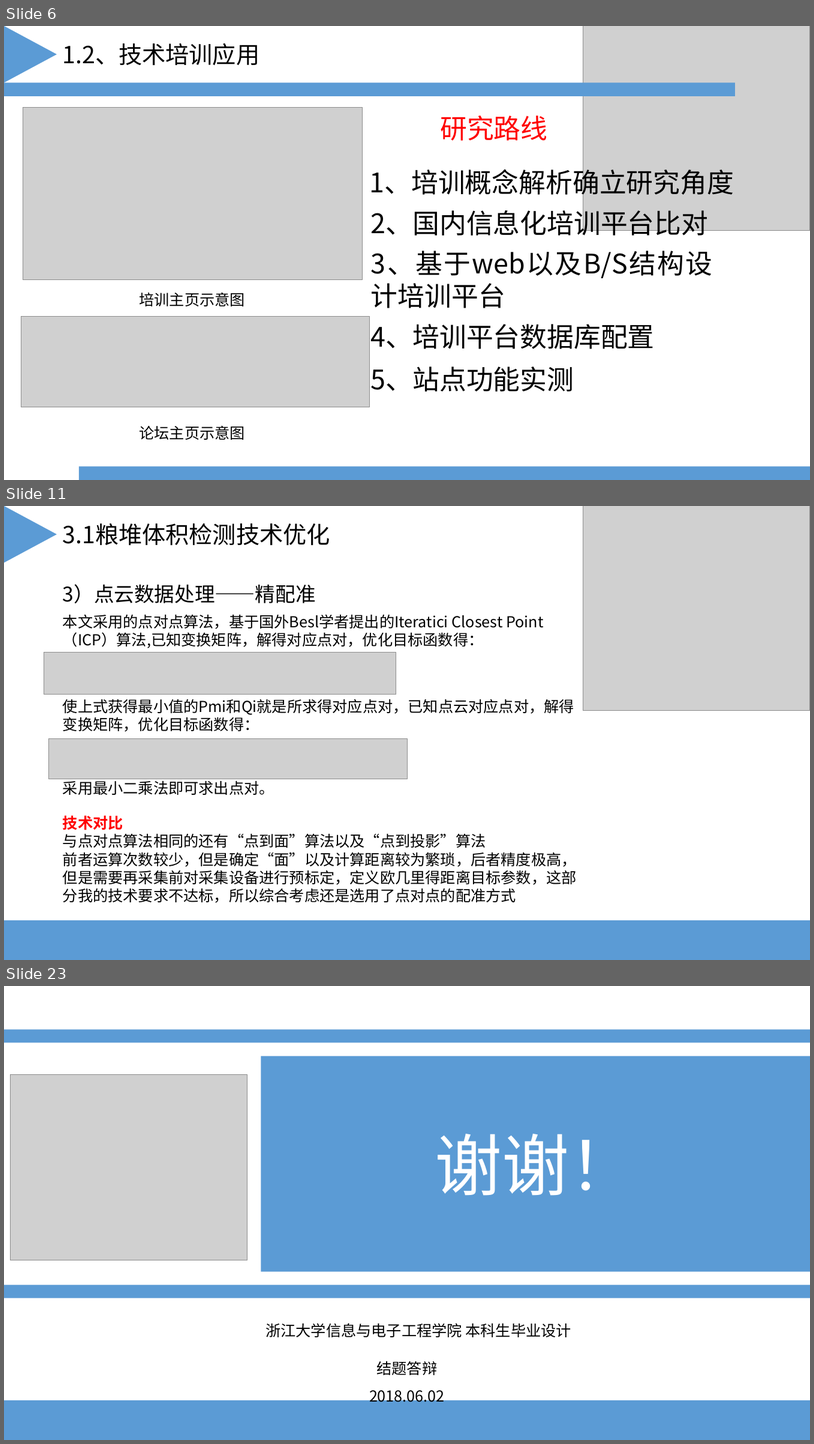
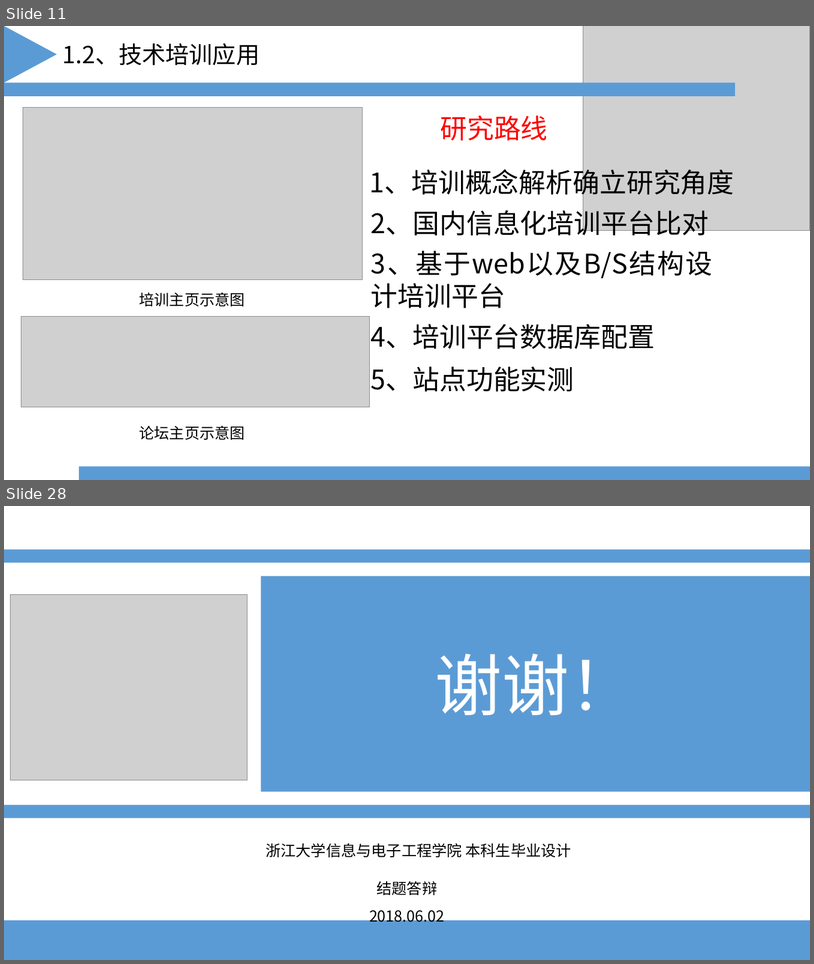
Before and after one commit to yangkaigithub/scada-task, a slide deck: 文档/毕设答辩.ppt. Shown one above the other, each under a label of ours: slides 6, 11 and 23 before the commit, slides 11 and 28 after it; the slides between them are not shown. The pictures are 814x1444 and 814x964 pixels, drawn with LibreOffice and Linux fonts; fonts in the diff are those of the drawing; grey boxes stand for pictures. Boxes give left, top, right and bottom in pixels: in the first picture for what was removed or moved away, otherwise in the second. Text is boxed around its words. In the diff, an @@ line names an element or a change of style, - is before the commit and + after.

```diff
--- a/文档/毕设答辩.ppt
+++ b/文档/毕设答辩.ppt
@@ slide 11 removed at (4, 506, 810, 960), background #FFFFFF @@
@@ triangle removed at (5, 506, 57, 562) @@
@@ text removed at (63, 523, 330, 546) @@
-3.1粮堆体积检测技术优化
@@ picture removed at (584, 506, 810, 711) @@
@@ text removed at (63, 584, 316, 603) @@
-3）点云数据处理——精配准
@@ text removed at (63, 614, 543, 648) @@
-本文采用的点对点算法，基于国外Besl学者提出的Iteratici Closest Point（ICP）算法,已知变换矩阵，解得对应点对，优化目标函数得：
@@ picture removed at (44, 652, 396, 695) @@
@@ text removed at (63, 699, 575, 732) @@
-使上式获得最小值的Pmi和Qi就是所求得对应点对，已知点云对应点对，解得变换矩阵，优化目标函数得：
@@ picture removed at (49, 739, 408, 780) @@
@@ text removed at (63, 778, 275, 795) @@
-采用最小二乘法即可求出点对。
@@ text removed at (63, 815, 577, 903) @@
-技术对比
-与点对点算法相同的还有“点到面”算法以及“点到投影”算法
-前者运算次数较少，但是确定“面”以及计算距离较为繁琐，后者精度极高，但是需要再采集前对采集设备进行预标定，定义欧几里得距离目标参数，这部分我的技术要求不达标，所以综合考虑还是选用了点对点的配准方式
@@ rectangle removed at (4, 920, 810, 960) @@
@@ what was slide 6 is now slide 11 @@
@@ what was slide 23 is now slide 28 @@
```
Also in this commit, not shown: 16 slides changed, 9 slides added, 3 other slides removed, 6 other files.
